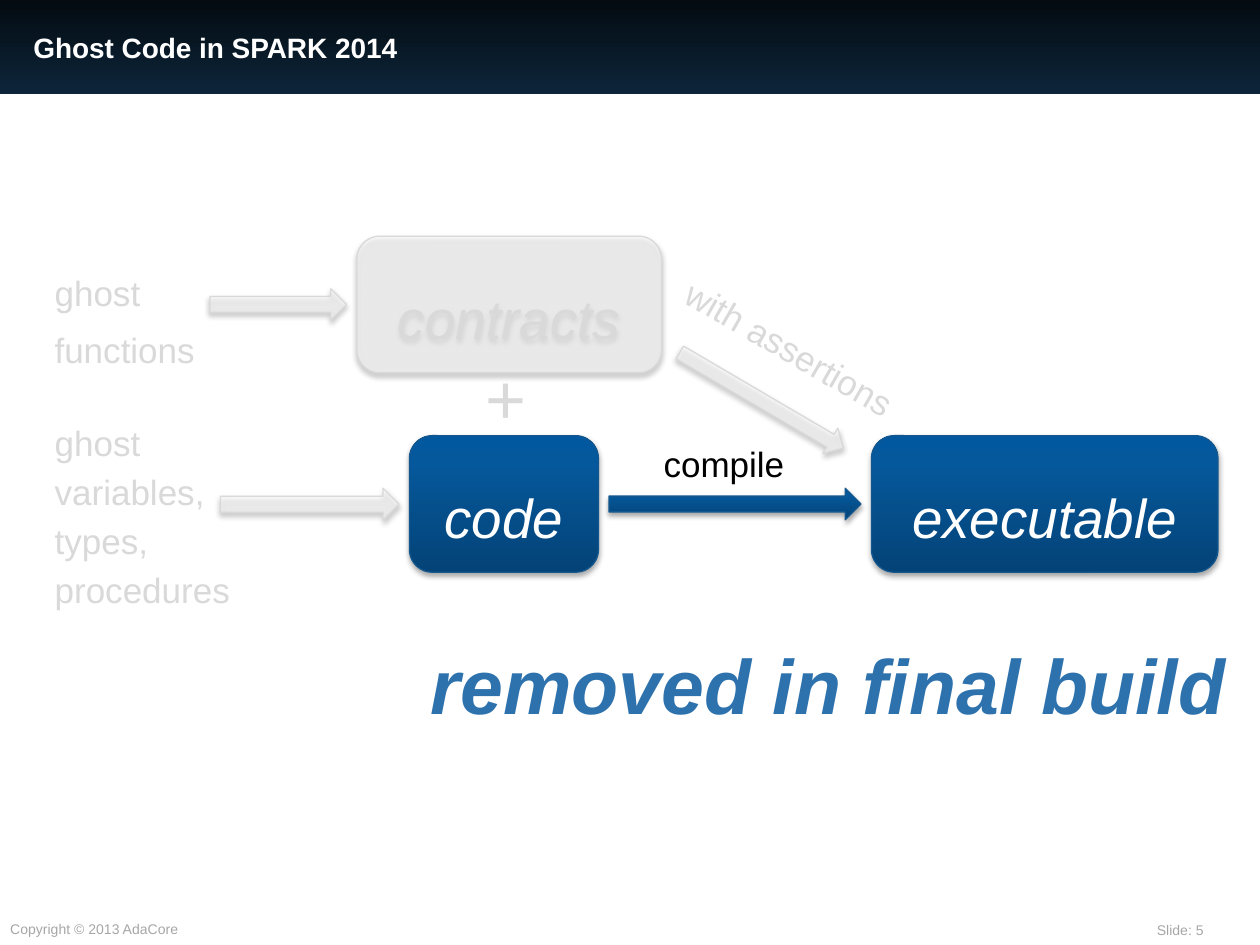
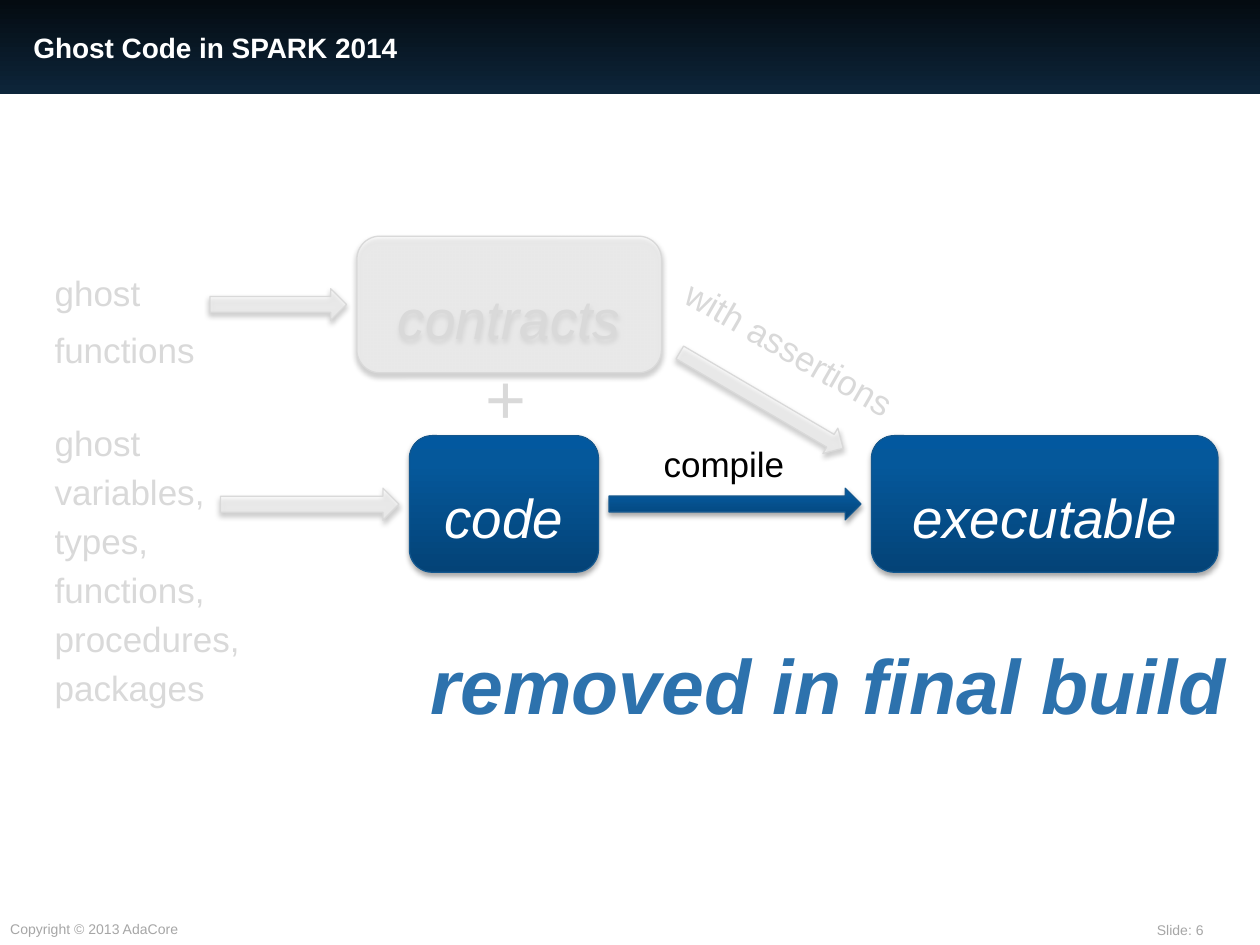
Before and after one commit to AdaCore/spark2014, a slide deck: slide 6 of slides/RSSRail_2016/SPARK.pptx (slide 5 before the commit). Drawn at 1260x945 pixels with LibreOffice and Linux fonts; fonts in the diff are those of the drawing. Boxes give left, top, right and bottom in pixels: in the first picture for what was removed or moved away, otherwise in the second. Text is boxed around its words. In the diff, an @@ line names an element or a change of style, - is before the commit and + after.

```diff
--- a/slides/RSSRail_2016/SPARK.pptx
+++ b/slides/RSSRail_2016/SPARK.pptx
@@ text at bbox=[55, 571, 240, 708]: text changed @@
-procedures
+functions,
+procedures,
+packages
```
Also in this commit, not shown: 6 other slides changed, 4 slides added.
